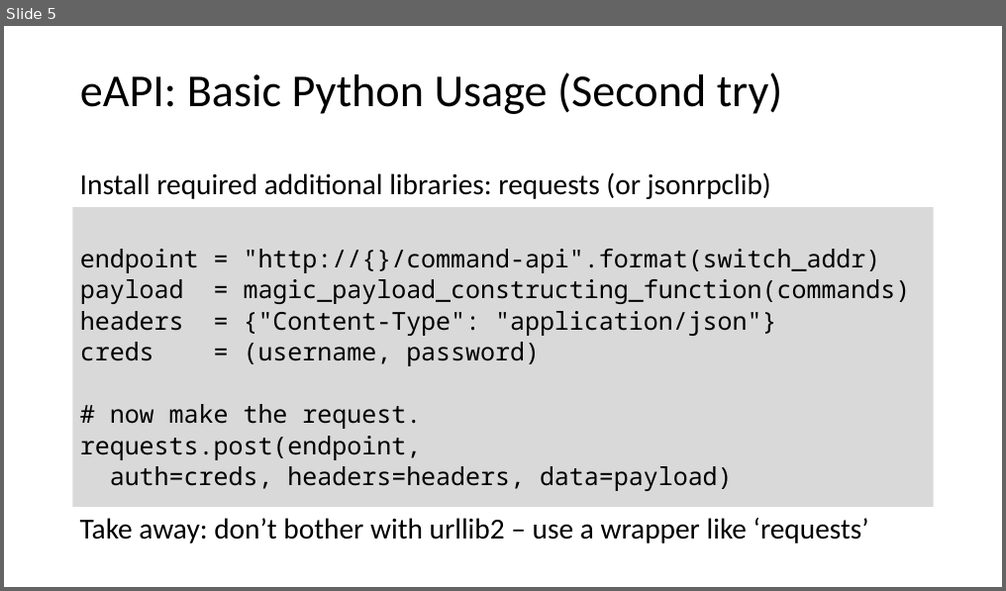
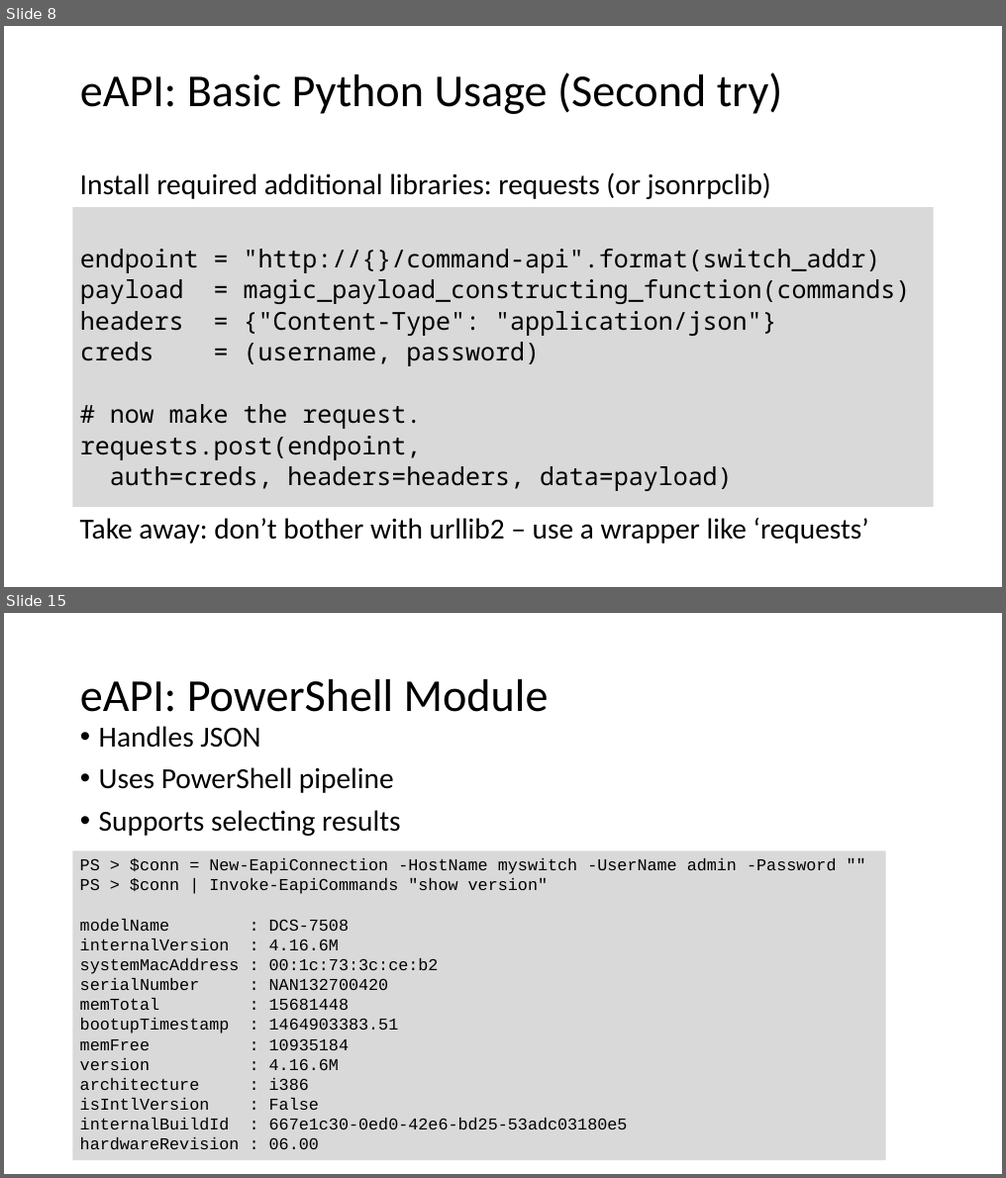
Before and after one commit to arista-northwest/arista-programmability, a slide deck: Arista Programmability.pptx. Shown one above the other, each under a label of ours: slide 5 before the commit, slides 8 and 15 after it; the slides between them are not shown. The pictures are 1006x591 and 1006x1178 pixels, drawn with LibreOffice and Linux fonts; fonts in the diff are those of the drawing. Boxes give left, top, right and bottom in pixels: in the first picture for what was removed or moved away, otherwise in the second. Text is boxed around its words. In the diff, an @@ line names an element or a change of style, - is before the commit and + after.

```diff
--- a/Arista Programmability.pptx
+++ b/Arista Programmability.pptx
@@ slide 15 added at [4, 613, 1002, 1174], background #FFFFFF @@
@@ title added at [80, 679, 548, 712], 44 pt, text #000000 @@
+eAPI: PowerShell Module
@@ text added at [99, 726, 400, 836], 28 pt, text #000000 @@
+• Handles JSON
+• Uses PowerShell pipeline
+• Supports selecting results
@@ rectangle added at [73, 851, 887, 1161], fill #D9D9D9, 16 pt, text #000000 @@
+PS > $conn = New-EapiConnection -HostName myswitch -UserName admin -Password ""
+PS > $conn | Invoke-EapiCommands "show version"
+modelName : DCS-7508
+internalVersion : 4.16.6M
+systemMacAddress : 00:1c:73:3c:ce:b2
+serialNumber : NAN132700420
+memTotal : 15681448
+bootupTimestamp : 1464903383.51
+memFree : 10935184
+version : 4.16.6M
+architecture : i386
+isIntlVersion : False
+internalBuildId : 667e1c30-0ed0-42e6-bd25-53adc03180e5
+hardwareRevision : 06.00
@@ what was slide 5 is now slide 8 @@
```
Also in this commit, not shown: 6 slides changed, 14 other slides added, 3 slides removed.
